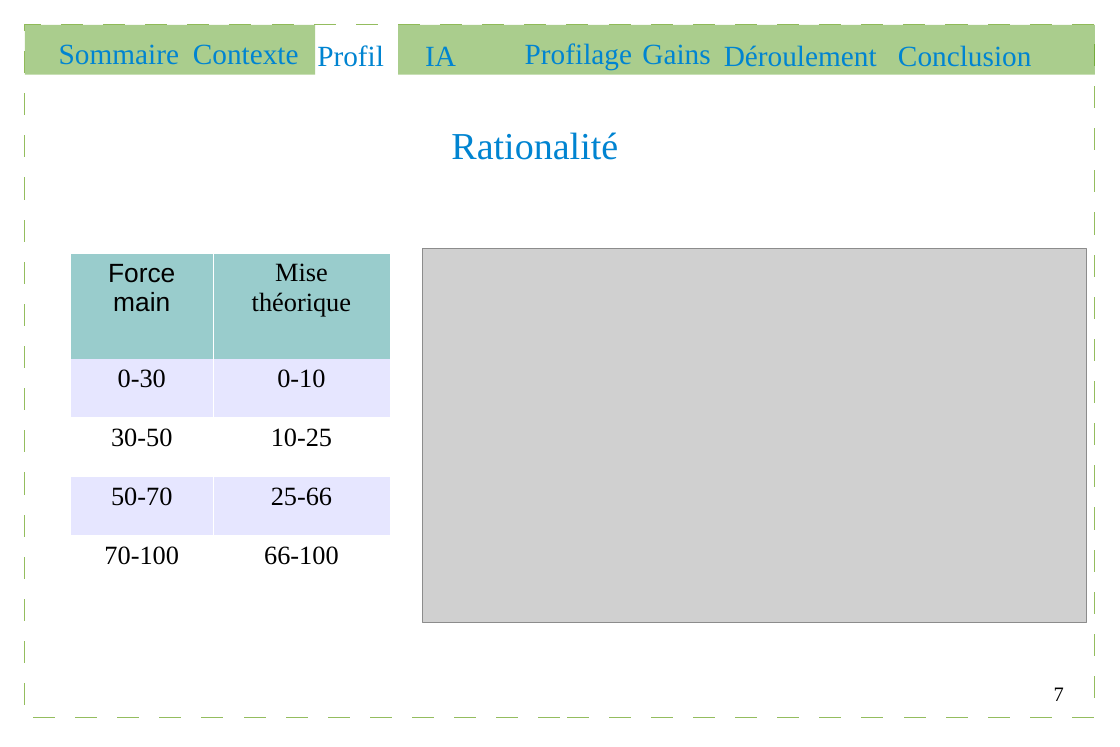
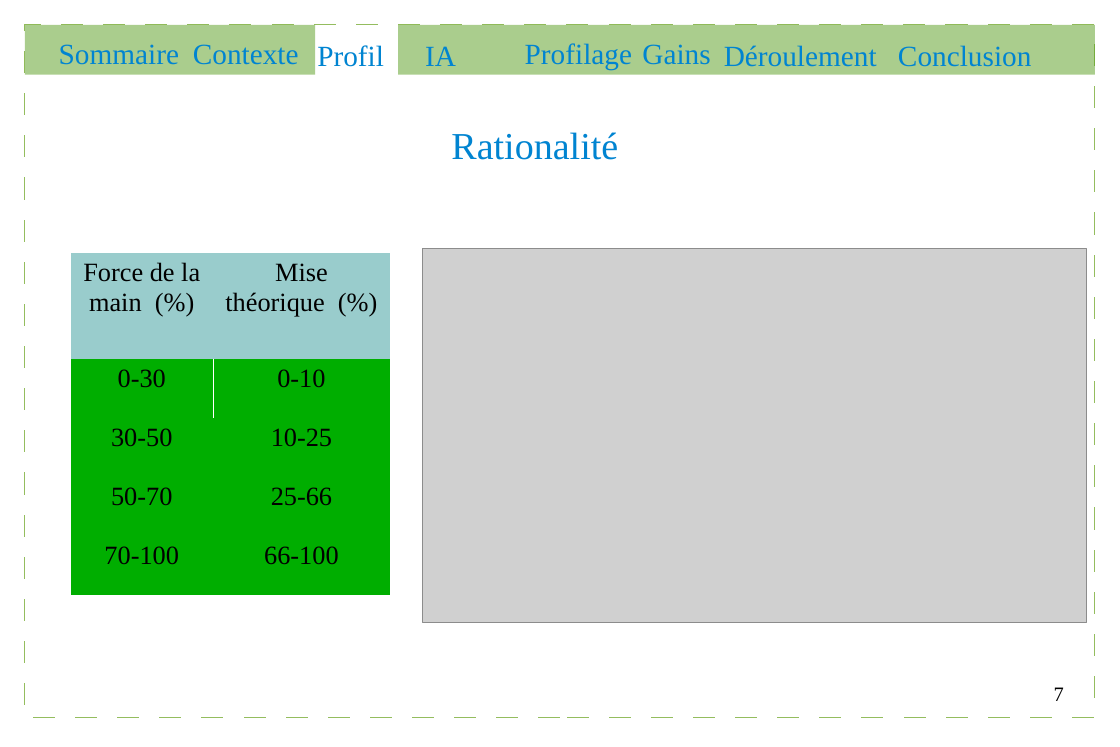
Before and after one commit to Gouga34/TERM1_Poker, a slide deck: slide 7 of Soutenance/presentation.odp. Drawn at 1120x747 pixels with LibreOffice and Linux fonts; fonts in the diff are those of the drawing; grey boxes stand for pictures. Boxes give left, top, right and bottom in pixels: in the first picture for what was removed or moved away, otherwise in the second. Text is boxed around its words. In the diff, an @@ line names an element or a change of style, - is before the commit and + after.

```diff
--- a/Soutenance/presentation.odp
+++ b/Soutenance/presentation.odp
@@ table at box(71, 253, 390, 588) @@
-row 1, column 1: Force main
+row 1, column 1: Force de la main (%)
-row 1, column 2: Mise théorique
+row 1, column 2: Mise théorique (%)
@@ fill #E6E6FF to #00AE00 in 4 cells @@
@@ fill #FFFFFF to #00AE00 in 4 cells @@
@@ borders changed @@
```
Also in this commit, not shown: 7 other slides changed.
